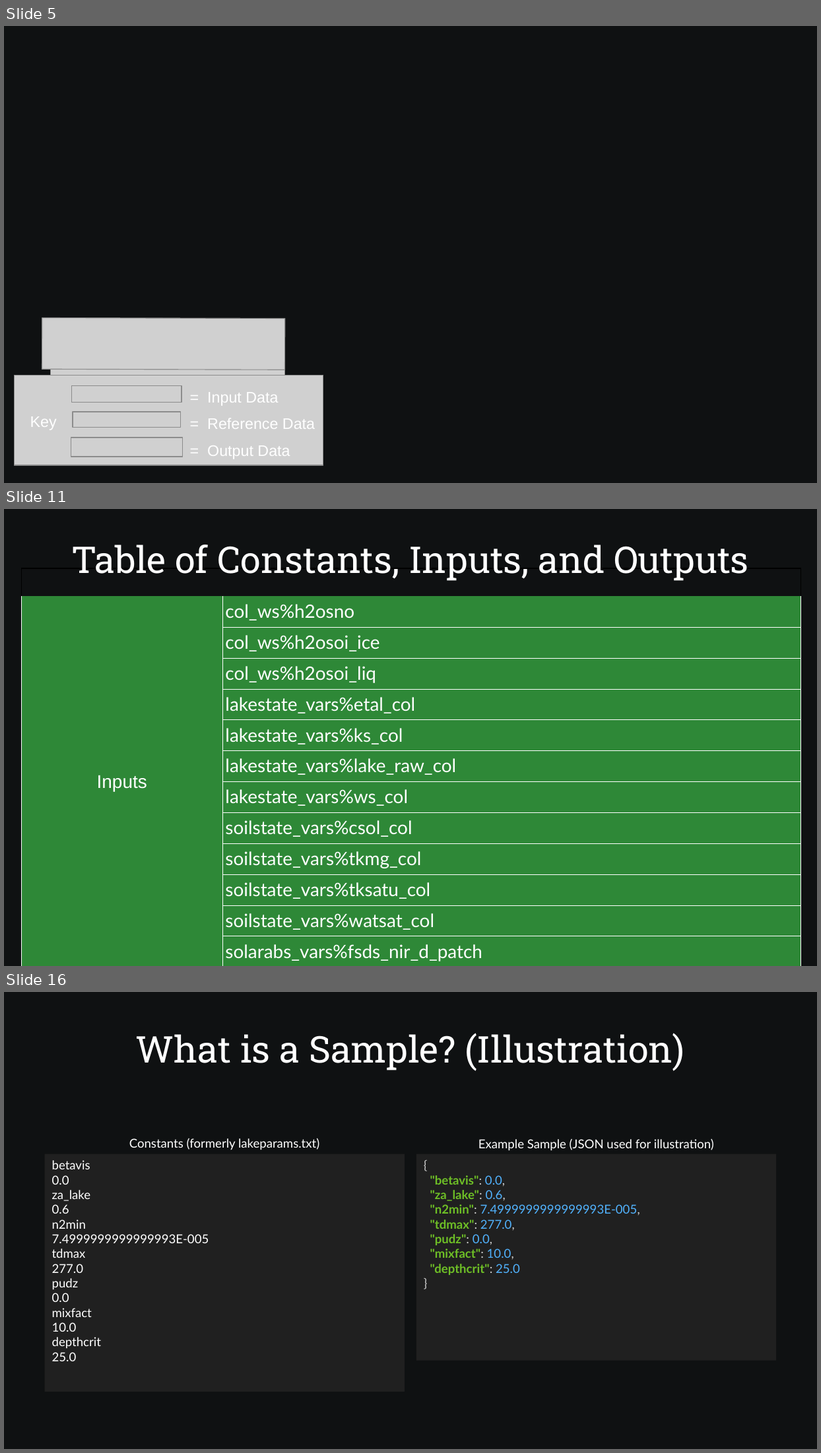
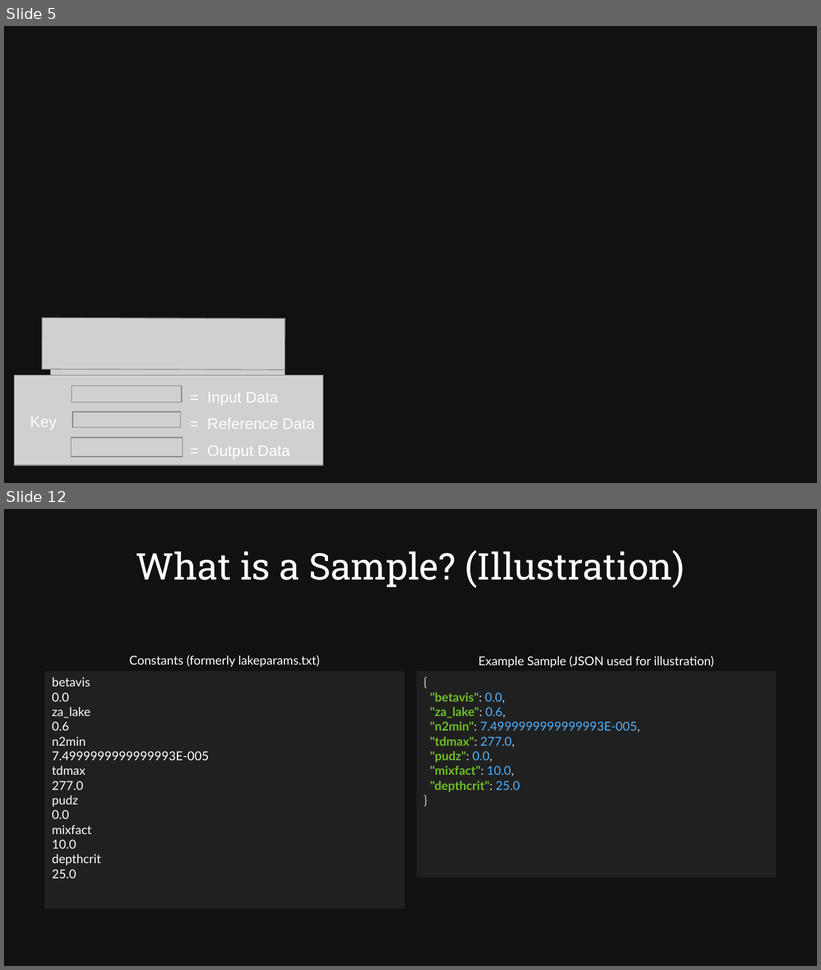
Before and after one commit to SamAllen06/lake_temp_work, a slide deck: documentation/for_collaborators/TestingSoftwareOverview.odp. Shown one above the other, each under a label of ours: slides 5, 11 and 16 before the commit, slides 5 and 12 after it; the slides between them are not shown. The pictures are 821x1453 and 821x970 pixels, drawn with LibreOffice and Linux fonts; fonts in the diff are those of the drawing; grey boxes stand for pictures; background and template pictures are left out. Boxes give left, top, right and bottom in pixels: in the first picture for what was removed or moved away, otherwise in the second. Text is boxed around its words. In the diff, an @@ line names an element or a change of style, - is before the commit and + after.

Commit message:
Update Input, Output, and Constants table and Reorganize Sampling/Analysis plugin slides

```diff
--- a/documentation/for_collaborators/TestingSoftwareOverview.odp
+++ b/documentation/for_collaborators/TestingSoftwareOverview.odp
@@ slide 11 removed at <box>4,509,817,966</box>, background #0F1112 @@
@@ title removed at <box>71,545,749,581</box> @@
-Table of Constants, Inputs, and Outputs
@@ table removed at <box>22,569,802,964</box>, 13 rows, 2 columns @@
- | 
-Inputs | col_ws%h2osno
- | col_ws%h2osoi_ice
- | col_ws%h2osoi_liq
- | lakestate_vars%etal_col
- | lakestate_vars%ks_col
- | lakestate_vars%lake_raw_col
- | lakestate_vars%ws_col
- | soilstate_vars%csol_col
- | soilstate_vars%tkmg_col
- | soilstate_vars%tksatu_col
- | soilstate_vars%watsat_col
- | solarabs_vars%fsds_nir_d_patch
@@ what was slide 16 is now slide 12 @@
```
Also in this commit, not shown: 12 slides changed, 1 slide added, 5 other slides removed, 2 other files.
